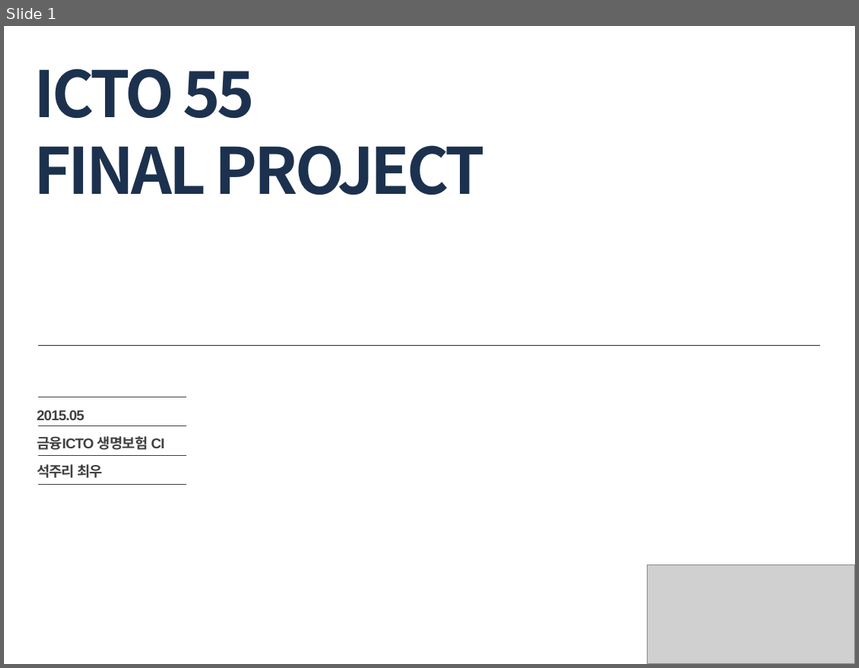
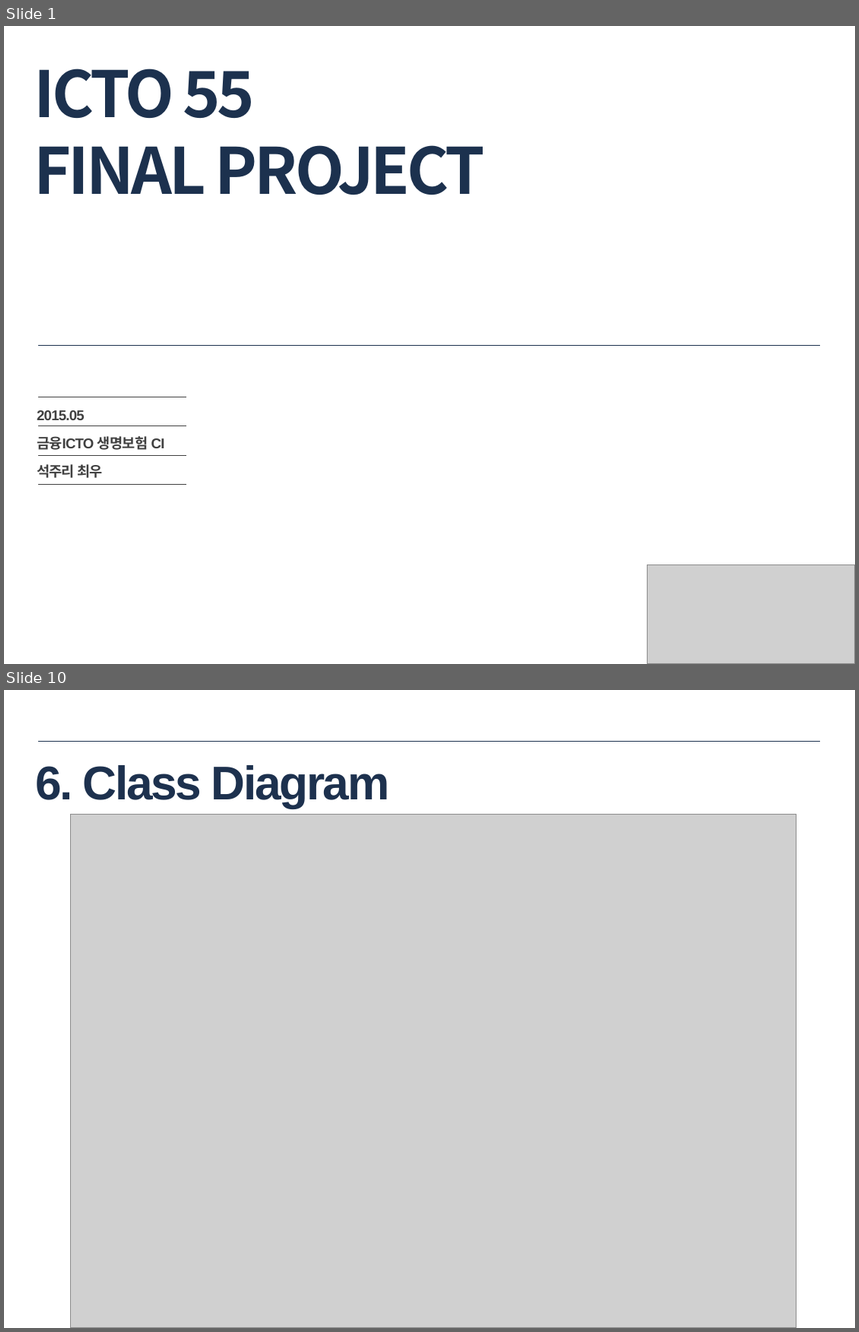
Before and after one commit to icto55-2-juree/WoojuProject, a slide deck: documents/Icto55_2_project(석주리, 최우).pptx. Shown one above the other, each under a label of ours: slide 1 before the commit, slides 1 and 10 after it; the slides between them are not shown. The pictures are 859x668 and 859x1332 pixels, drawn with LibreOffice and Linux fonts; fonts in the diff are those of the drawing; grey boxes stand for pictures. Boxes give left, top, right and bottom in pixels: in the first picture for what was removed or moved away, otherwise in the second. Text is boxed around its words. In the diff, an @@ line names an element or a change of style, - is before the commit and + after.

```diff
--- a/documents/Icto55_2_project(석주리, 최우).pptx
+++ b/documents/Icto55_2_project(석주리, 최우).pptx
@@ slide 10 added at [4,690,855,1328], background #FFFFFF @@
@@ line added from (38, 741) to (820, 741), #1C314E 0.25 pt @@
@@ title added at [36,765,390,809], 40 pt, text #1D314E, bold @@
+6. Class Diagram
@@ picture added at [70,815,797,1328] @@
```
Also in this commit, not shown: 8 slides changed, 12 other slides added, 1 slide removed, 2 other files.
